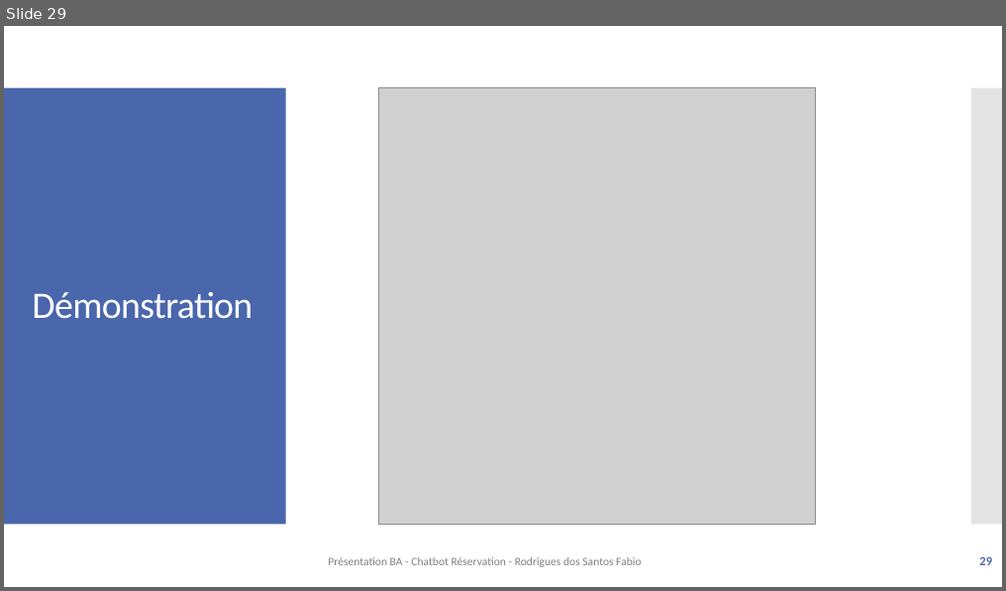
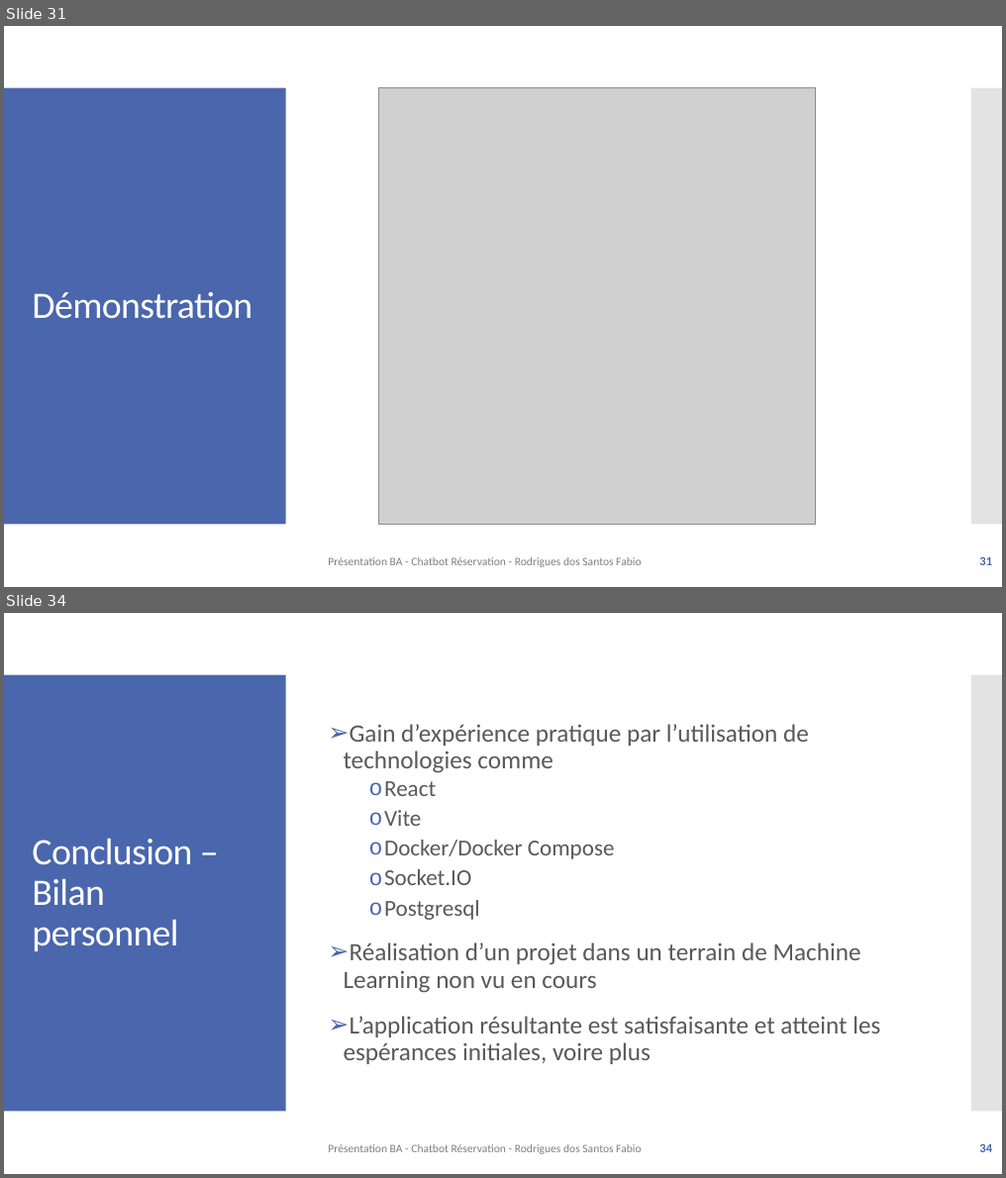
Before and after one commit to f-rdrgs/projet-bachelor, a slide deck: documentation/travail_bachelor/ISC_LOG_presentation_diplome_RodriguesDosSantosFabio_EggenbergNiklaus_2024.pptx. Shown one above the other, each under a label of ours: slide 29 before the commit, slides 31 and 34 after it; the slides between them are not shown. The pictures are 1006x591 and 1006x1178 pixels, drawn with LibreOffice and Linux fonts; fonts in the diff are those of the drawing; grey boxes stand for pictures. Boxes give left, top, right and bottom in pixels: in the first picture for what was removed or moved away, otherwise in the second. Text is boxed around its words. In the diff, an @@ line names an element or a change of style, - is before the commit and + after.

```diff
--- a/documentation/travail_bachelor/ISC_LOG_presentation_diplome_RodriguesDosSantosFabio_EggenbergNiklaus_2024.pptx
+++ b/documentation/travail_bachelor/ISC_LOG_presentation_diplome_RodriguesDosSantosFabio_EggenbergNiklaus_2024.pptx
@@ slide 34 added at [4,613,1002,1174], background #FFFFFF; not listed: 2 template elements that a slide beside it also shows @@
@@ text added at [344,724,880,1064], 24 pt, text #595959 @@
+➢ Gain d’expérience pratique par l’utilisation de technologies comme
+  o React
+  o Vite
+  o Docker/Docker Compose
+  o Socket.IO
+  o Postgresql
+➢ Réalisation d’un projet dans un terrain de Machine Learning non vu en cours
+➢ L’application résultante est satisfaisante et atteint les espérances initiales, voire plus
@@ title added at [32,838,192,952], 36 pt, text #FFFFFF @@
+Conclusion – Bilan personnel
@@ text added at [328,1145,641,1155], 11 pt, text #808080 @@
+Présentation BA - Chatbot Réservation - Rodrigues dos Santos Fabio
@@ page number added at [979,1145,992,1153], 12 pt, text #4A66AC, bold @@
+34
@@ what was slide 29 is now slide 31 @@
@@ page number at [979,558,992,566]: text changed @@
-29
+31
```
Also in this commit, not shown: 17 slides changed, 6 other slides added, 1 slide removed, 2 other files.
